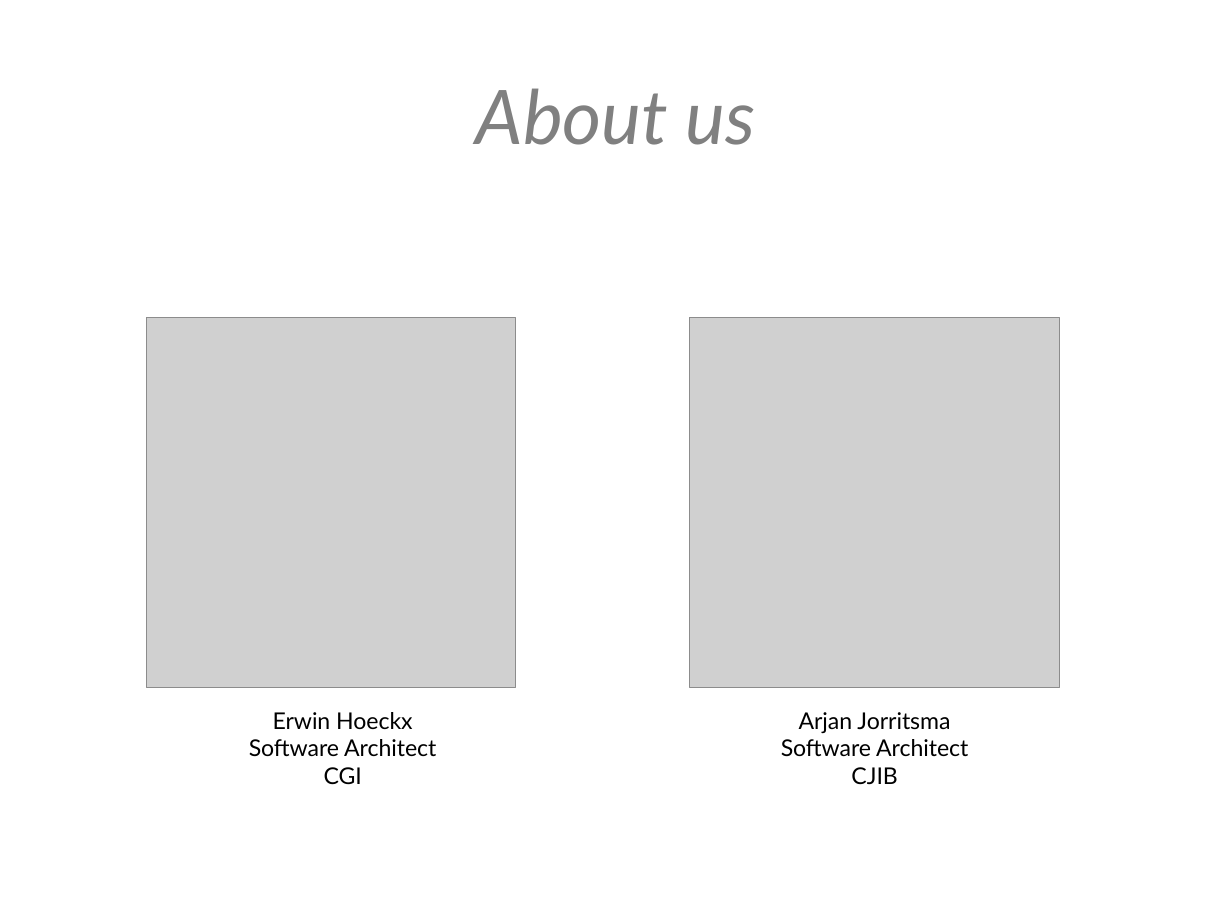
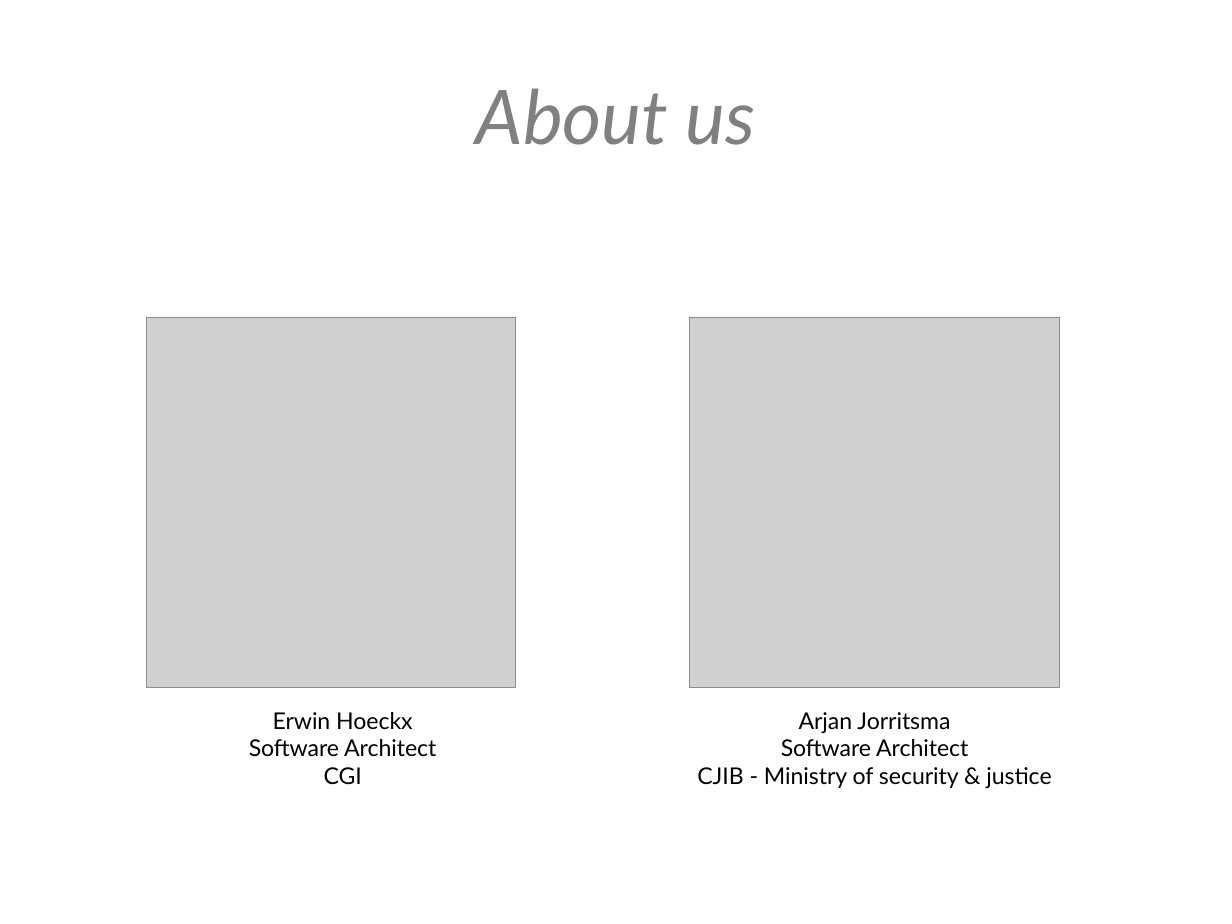
Before and after one commit to hawkeye-bot/springio2017, a slide deck: slide 2 of Spring boot - adapting to your environment.pptx. Drawn at 1232x924 pixels with LibreOffice and Linux fonts; fonts in the diff are those of the drawing; grey boxes stand for pictures; background and template pictures are left out. Boxes give left, top, right and bottom in pixels: in the first picture for what was removed or moved away, otherwise in the second. Text is boxed around its words. In the diff, an @@ line names an element or a change of style, - is before the commit and + after.

```diff
--- a/Spring boot - adapting to your environment.pptx
+++ b/Spring boot - adapting to your environment.pptx
@@ text at (697, 767, 1051, 789): text changed @@
-CJIB
+CJIB - Ministry of security & justice
```
Also in this commit, not shown: 6 other slides changed.
